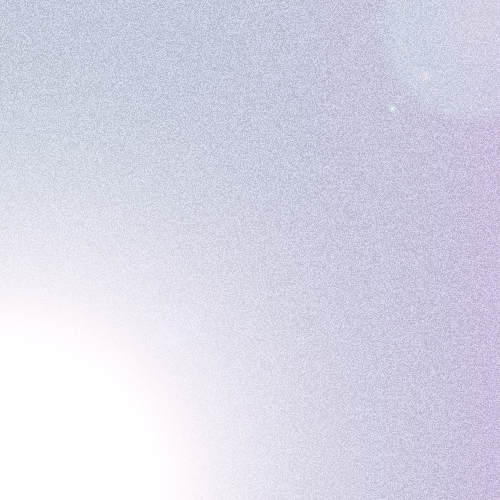
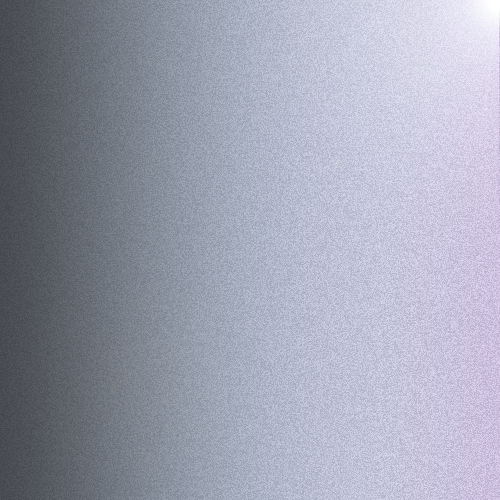
Layered file, before and after one edit (500×500). Changes by layer:
removed layer "Relleno degradado 1" over [0, 0, 500, 500]
renamed "Fondo" to "Relleno degradado 2", showed it, painted on it over [0, 0, 500, 500]
